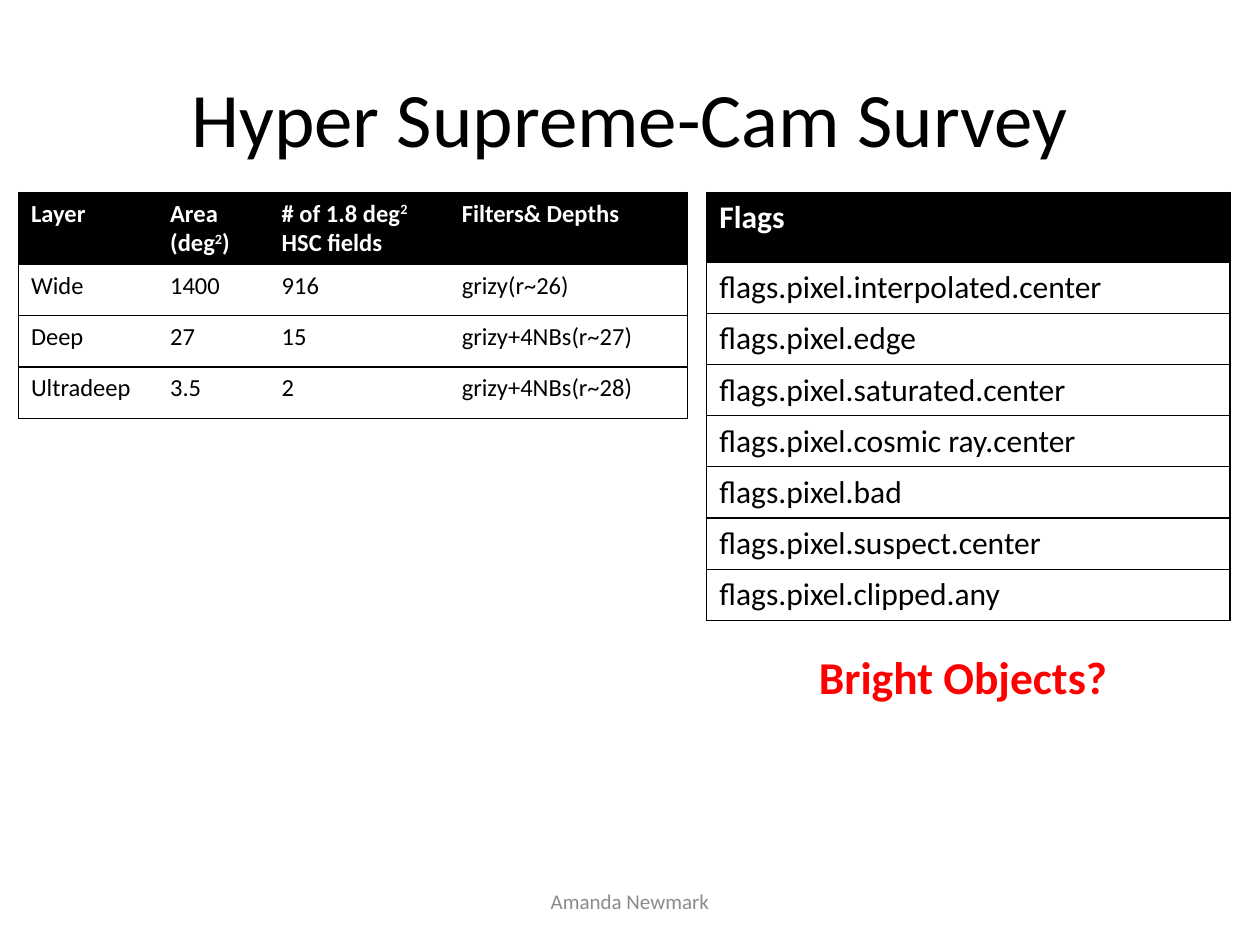
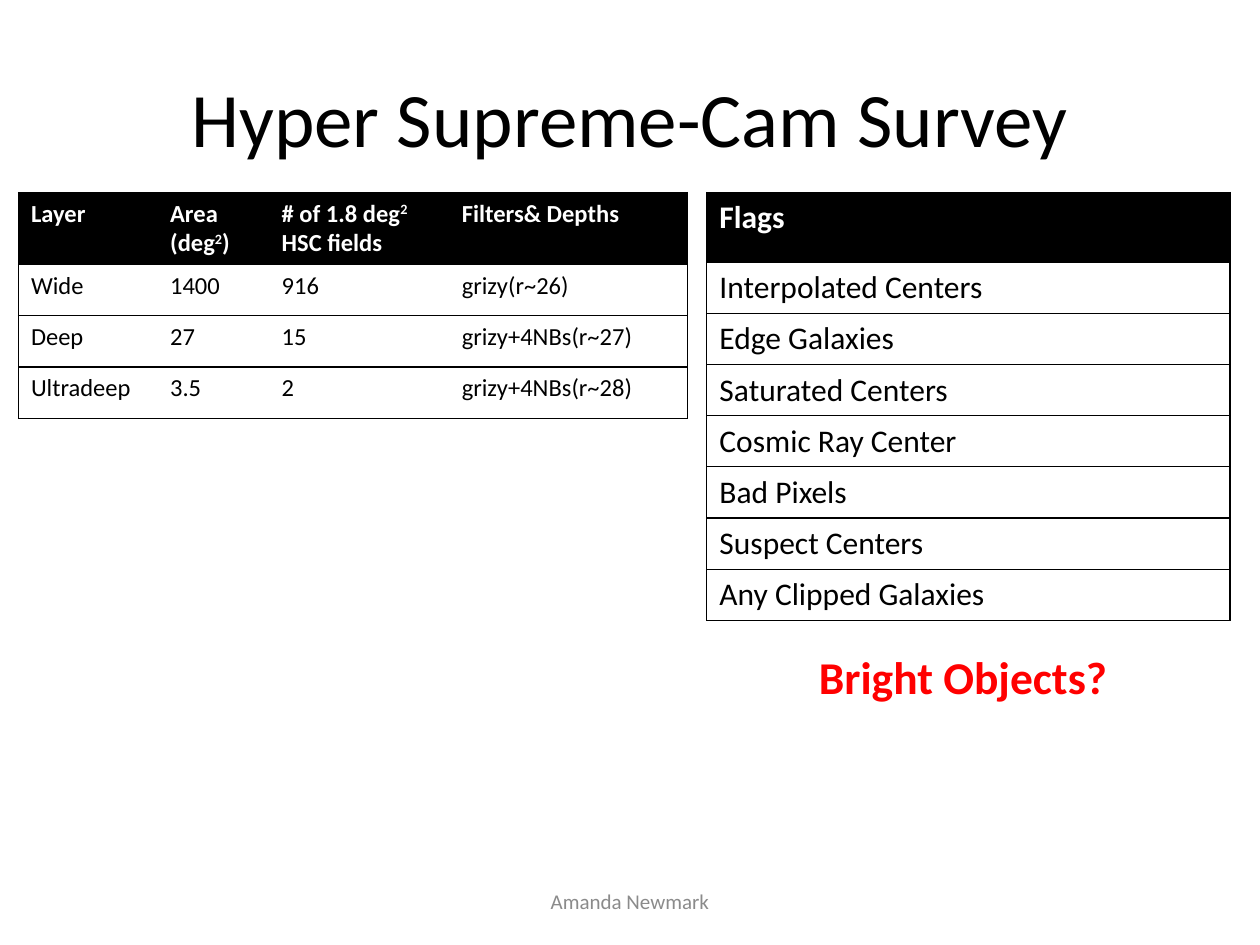
Before and after one commit to anewmark/galaxy_dark_matter, a slide deck: slide 3 of big_presentation.pptx. Drawn at 1260x945 pixels with LibreOffice and Linux fonts; fonts in the diff are those of the drawing. Boxes give left, top, right and bottom in pixels: in the first picture for what was removed or moved away, otherwise in the second. Text is boxed around its words. In the diff, an @@ line names an element or a change of style, - is before the commit and + after.

Commit message:
editing big presentation

```diff
--- a/big_presentation.pptx
+++ b/big_presentation.pptx
@@ table at (x1=707, y1=193, x2=1230, y2=616) @@
-row 2, column 1: flags.pixel.interpolated.center
+row 2, column 1: Interpolated Centers
-row 3, column 1: flags.pixel.edge
+row 3, column 1: Edge Galaxies
-row 4, column 1: flags.pixel.saturated.center
+row 4, column 1: Saturated Centers
-row 5, column 1: flags.pixel.cosmic ray.center
+row 5, column 1: Cosmic Ray Center
-row 6, column 1: flags.pixel.bad
+row 6, column 1: Bad Pixels
-row 7, column 1: flags.pixel.suspect.center
+row 7, column 1: Suspect Centers
-row 8, column 1: flags.pixel.clipped.any
+row 8, column 1: Any Clipped Galaxies
```
Also in this commit, not shown: 10 other slides changed, 1 slide added, 15 other files.
